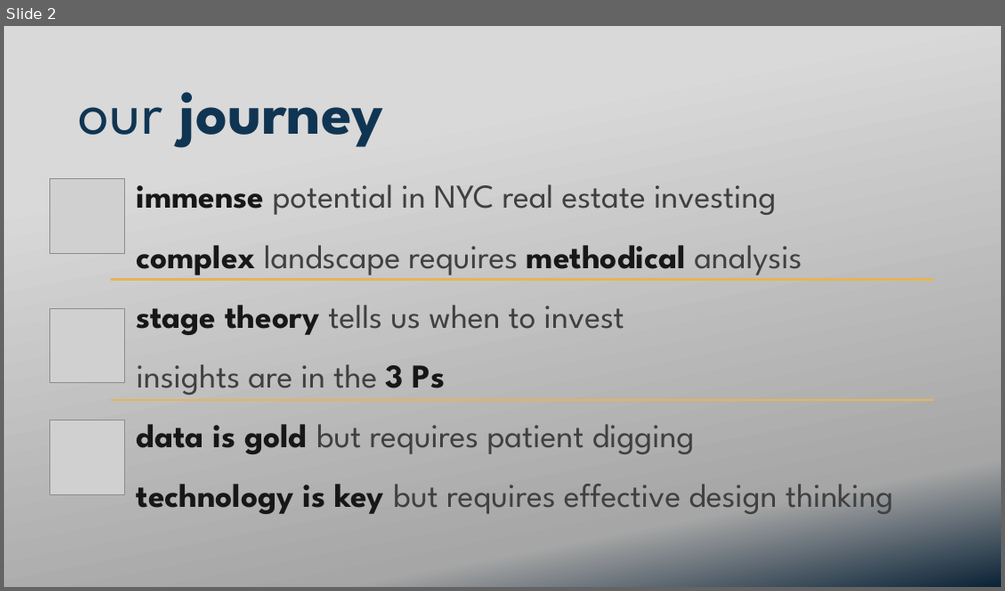
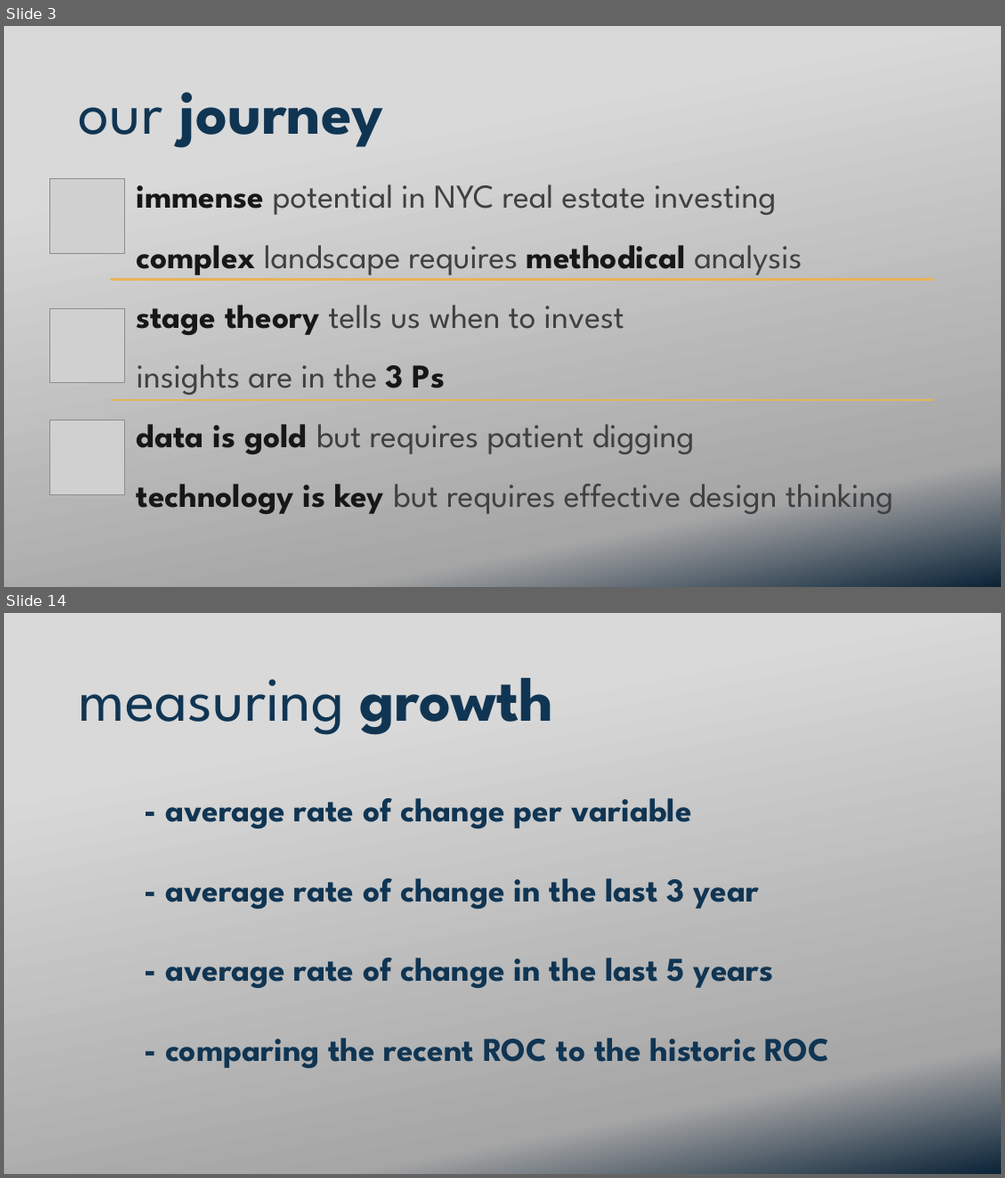
Before and after one commit to ekuo651/NYC-RE-Neighborhood-Trends, a slide deck: Presentation.pptx. Shown one above the other, each under a label of ours: slide 2 before the commit, slides 3 and 14 after it; the slides between them are not shown. The pictures are 1005x591 and 1005x1178 pixels, drawn with LibreOffice and Linux fonts; fonts in the diff are those of the drawing; grey boxes stand for pictures; background and template pictures are left out. Boxes give left, top, right and bottom in pixels: in the first picture for what was removed or moved away, otherwise in the second. Text is boxed around its words. In the diff, an @@ line names an element or a change of style, - is before the commit and + after.

```diff
--- a/Presentation.pptx
+++ b/Presentation.pptx
@@ slide 14 added at <box>4,613,1001,1174</box>, background picture (left out) @@
@@ text added at <box>79,678,554,735</box>, 60 pt, text #113553 @@
+measuring growth
@@ text added at <box>165,798,829,1068</box>, 32 pt, text #113553, bold @@
+- average rate of change per variable
+- average rate of change in the last 3 year
+- average rate of change in the last 5 years
+- comparing the recent ROC to the historic ROC
@@ what was slide 2 is now slide 3 @@
```
Also in this commit, not shown: 15 slides changed, 4 other slides added, 3 slides removed.
